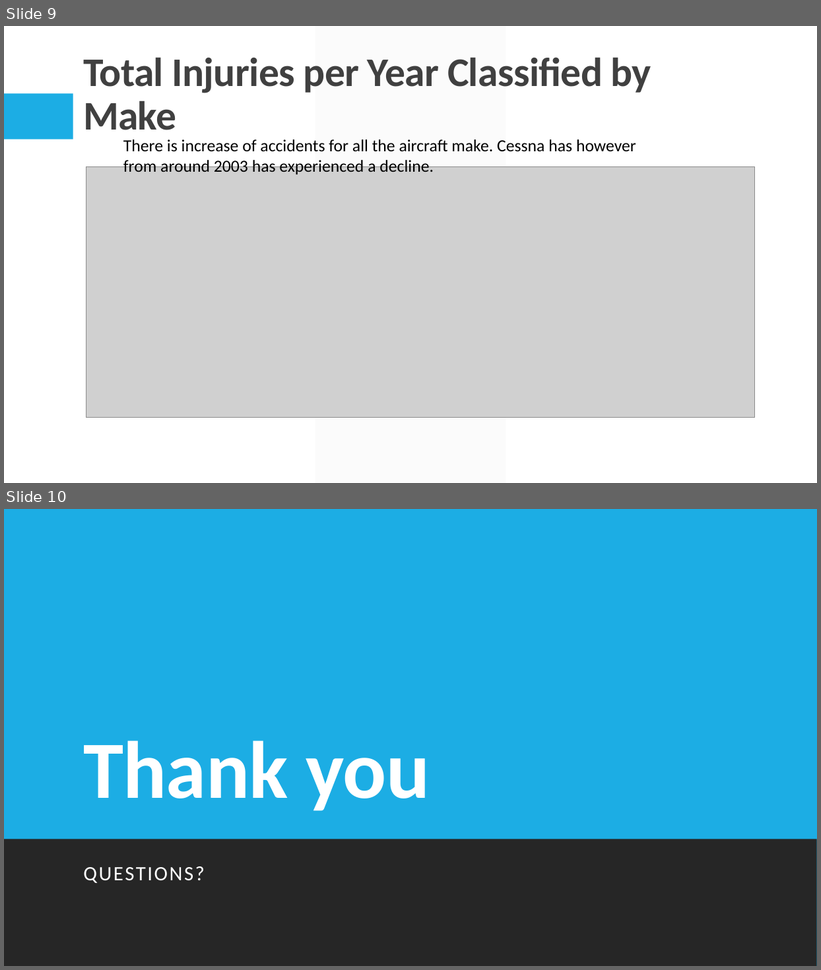
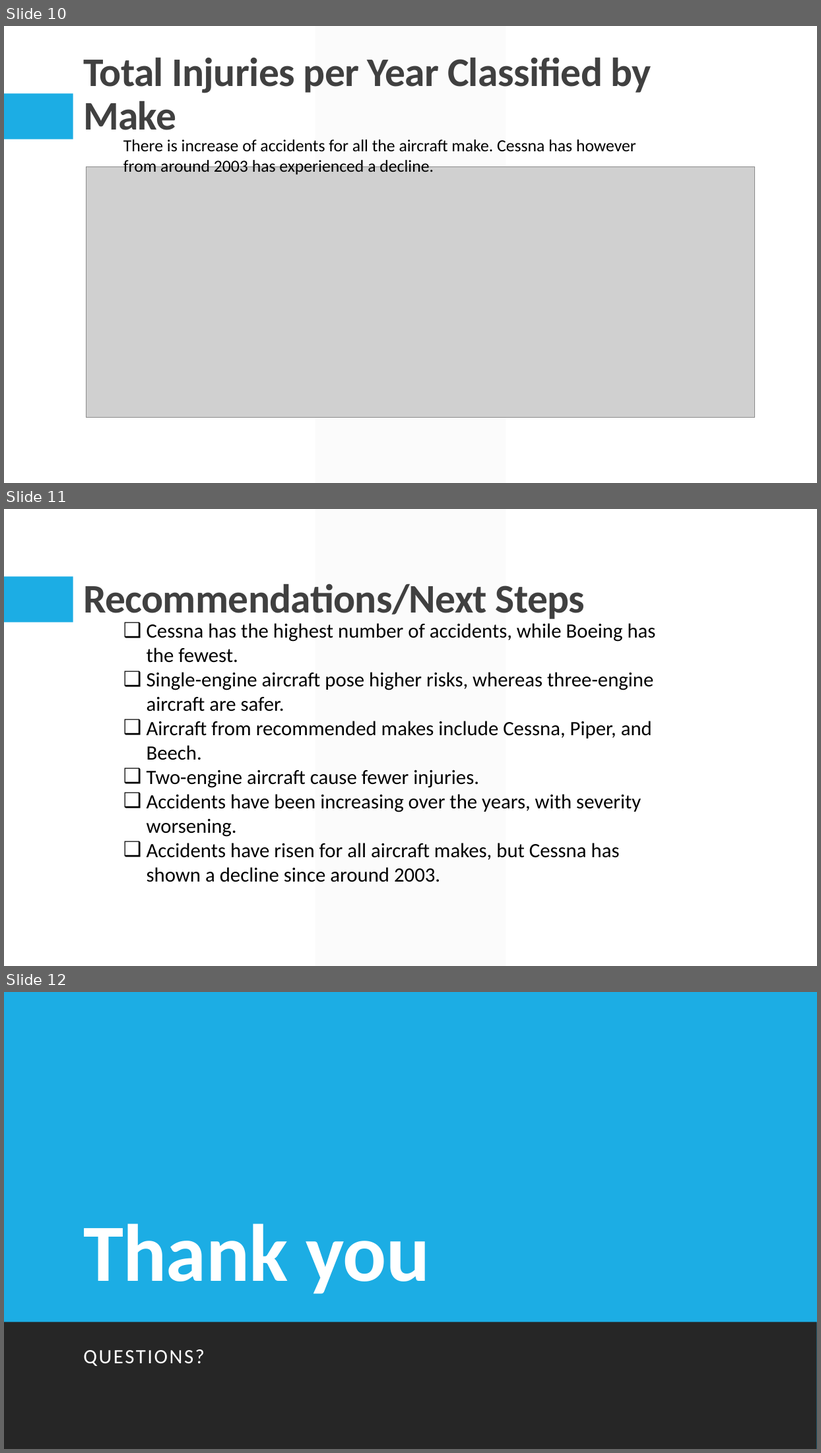
Before and after one commit to Sego-Mich/mich_phase_one_project, a slide deck: Cleaning_Analysis_of_ntsb_presentation.pptx. Shown one above the other, each under a label of ours: slides 9 and 10 before the commit, slides 10, 11 and 12 after it. The pictures are 821x970 and 821x1453 pixels, drawn with LibreOffice and Linux fonts; fonts in the diff are those of the drawing; grey boxes stand for pictures. Boxes give left, top, right and bottom in pixels: in the first picture for what was removed or moved away, otherwise in the second. Text is boxed around its words. In the diff, an @@ line names an element or a change of style, - is before the commit and + after.

```diff
--- a/Cleaning_Analysis_of_ntsb_presentation.pptx
+++ b/Cleaning_Analysis_of_ntsb_presentation.pptx
@@ slide 11 added at (x1=4, y1=509, x2=817, y2=966), background #FFFFFF; not listed: 2 template elements that a slide beside it also shows @@
@@ title added at (x1=83, y1=584, x2=585, y2=623), 48 pt, text #404040, bold @@
+Recommendations/Next Steps
@@ text added at (x1=147, y1=623, x2=656, y2=883), 24 pt, text #000000 @@
+❑ Cessna has the highest number of accidents, while Boeing has the fewest.
+❑ Single-engine aircraft pose higher risks, whereas three-engine aircraft are safer.
+❑ Aircraft from recommended makes include Cessna, Piper, and Beech.
+❑ Two-engine aircraft cause fewer injuries.
+❑ Accidents have been increasing over the years, with severity worsening.
+❑ Accidents have risen for all aircraft makes, but Cessna has shown a decline since around 2003.
@@ what was slide 9 is now slide 10 @@
@@ what was slide 10 is now slide 12 @@
```
Also in this commit, not shown: 1 slide changed, 1 other slide added, 6 other files.
